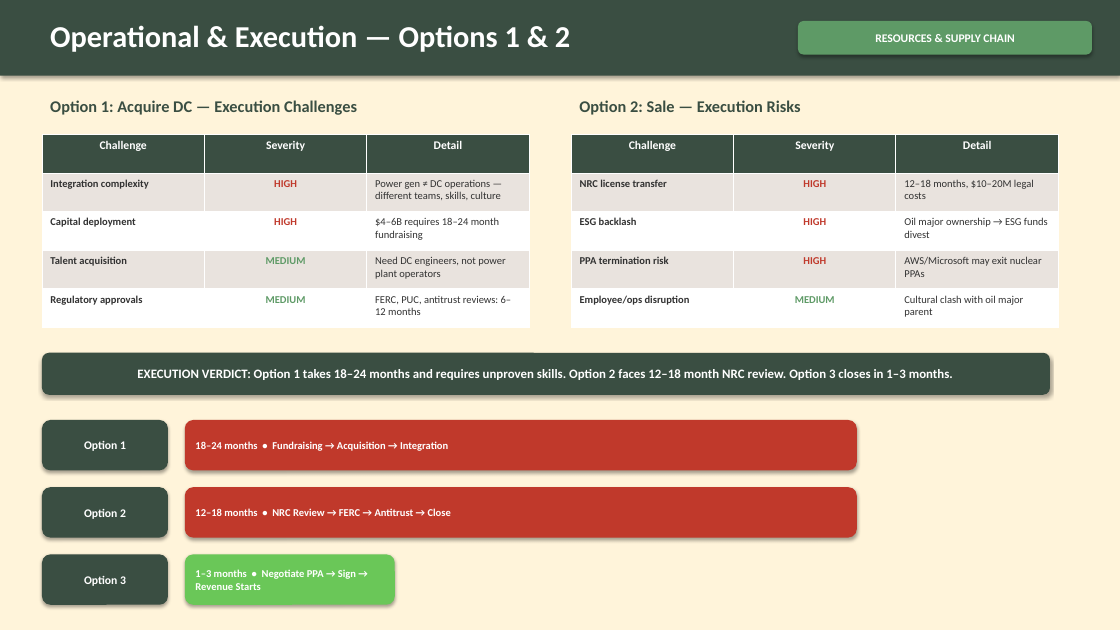
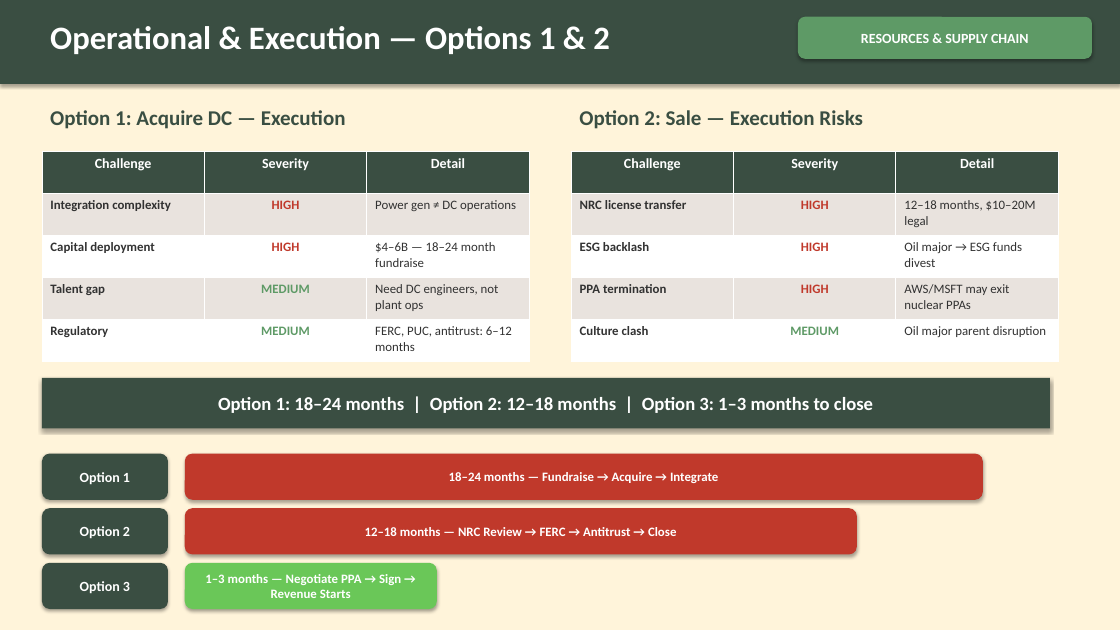
Before and after one commit to Anhiune/NAPE_Competition_Case, a slide deck: slide 7 of NAPE_Final_Presentation.pptx. Drawn at 1120x630 pixels with LibreOffice and Linux fonts; fonts in the diff are those of the drawing. Boxes give left, top, right and bottom in pixels: in the first picture for what was removed or moved away, otherwise in the second. Text is boxed around its words. In the diff, an @@ line names an element or a change of style, - is before the commit and + after.

Commit message:
Rebuilt PPTX: PNG charts, bigger fonts, less text, strict framework

```diff
--- a/NAPE_Final_Presentation.pptx
+++ b/NAPE_Final_Presentation.pptx
@@ rectangle: place and size @@
-rectangle at (0,0,1120,76)
+rectangle at (0,0,1120,84)
@@ text "Operational & Execution — Options ..." at (50,26,610,54): size 26 to 28 pt @@
@@ rounded rectangle "RESOURCES & SUPPLY CHAIN": place and size @@
-rounded rectangle "RESOURCES & SUPPLY CHAIN" at (798,21,1092,55)
+rounded rectangle "RESOURCES & SUPPLY CHAIN" at (798,17,1092,59)
@@ text at (50,110,346,129): text changed; size 14 to 18 pt @@
-Option 1: Acquire DC — Execution Challenges
+Option 1: Acquire DC — Execution
@@ text "Option 2: Sale — Execution ...": place and size @@
-text "Option 2: Sale — Execution ..." at (579,100,801,115)
+text "Option 2: Sale — Execution ..." at (579,110,863,129)
@@ text "Option 2: Sale — Execution ..." at (579,110,863,129): size 14 to 18 pt @@
@@ table at (42,151,528,361) @@
-row 2, column 3: Power gen ≠ DC operations — different teams, skills, culture
+row 2, column 3: Power gen ≠ DC operations
-row 3, column 3: $4–6B requires 18–24 month fundraising
+row 3, column 3: $4–6B — 18–24 month fundraise
-row 4, column 1: Talent acquisition
+row 4, column 1: Talent gap
-row 4, column 3: Need DC engineers, not power plant operators
+row 4, column 3: Need DC engineers, not plant ops
-row 5, column 1: Regulatory approvals
+row 5, column 1: Regulatory
-row 5, column 3: FERC, PUC, antitrust reviews: 6–12 months
+row 5, column 3: FERC, PUC, antitrust: 6–12 months
@@ size 10 to 12 pt in "Challenge", "Severity", "Detail" @@
@@ size 9 to 11 pt in "Integration complexity", "HIGH", "Capital deployment", "HIGH" and 2 more places @@
@@ table: place and size @@
-table at (42,134,528,328)
+table at (42,151,528,361)
@@ table at (571,151,1058,361) @@
-row 2, column 3: 12–18 months, $10–20M legal costs
+row 2, column 3: 12–18 months, $10–20M legal
-row 3, column 3: Oil major ownership → ESG funds divest
+row 3, column 3: Oil major → ESG funds divest
-row 4, column 1: PPA termination risk
+row 4, column 1: PPA termination
-row 4, column 3: AWS/Microsoft may exit nuclear PPAs
+row 4, column 3: AWS/MSFT may exit nuclear PPAs
-row 5, column 1: Employee/ops disruption
+row 5, column 1: Culture clash
-row 5, column 3: Cultural clash with oil major parent
+row 5, column 3: Oil major parent disruption
@@ size 10 to 12 pt in "Challenge", "Severity", "Detail" @@
@@ size 9 to 11 pt in "NRC license transfer", "HIGH", "ESG backlash", "HIGH" and 2 more places @@
@@ table: place and size @@
-table at (571,134,1058,328)
+table at (571,151,1058,361)
@@ rectangle "Option 1: 18–24 months | ...": place and size @@
-rectangle "Option 1: 18–24 months | ..." at (42,353,1050,395)
+rectangle "Option 1: 18–24 months | ..." at (42,378,1050,429)
@@ rectangle "Option 1: 18–24 months | ..." at (42,378,1050,429): rounded rectangle to rectangle @@
@@ text in rectangle at (218,397,873,413): text changed; size 11 to 16 pt @@
-EXECUTION VERDICT: Option 1 takes 18–24 months and requires unproven skills. Option 2 faces 12–18 month NRC review. Option 3 closes in 1–3 months.
+Option 1: 18–24 months | Option 2: 12–18 months | Option 3: 1–3 months to close
@@ size 10 to 12 pt in 4 elements at (798,17,1092,59), (42,563,168,609), (42,508,168,555), (42,454,168,500) @@
@@ rounded rectangle "Option 1": place and size @@
-rounded rectangle "Option 1" at (42,420,168,471)
+rounded rectangle "Option 1" at (42,454,168,500)
@@ rounded rectangle "18–24 months — Fundraise → ...": place and size @@
-rounded rectangle "18–24 months — Fundraise → ..." at (185,420,857,471)
+rounded rectangle "18–24 months — Fundraise → ..." at (185,454,983,500)
@@ text in rounded rectangle at (449,472,718,483): text changed; size 9 to 11 pt @@
-18–24 months • Fundraising → Acquisition → Integration
+18–24 months — Fundraise → Acquire → Integrate
@@ rounded rectangle "Option 2": place and size @@
-rounded rectangle "Option 2" at (42,487,168,538)
+rounded rectangle "Option 2" at (42,508,168,555)
@@ rounded rectangle "12–18 months — NRC Review ...": place and size @@
-rounded rectangle "12–18 months — NRC Review ..." at (185,487,857,538)
+rounded rectangle "12–18 months — NRC Review ..." at (185,508,857,555)
@@ text in rounded rectangle at (365,527,676,536): text changed; size 9 to 11 pt @@
-12–18 months • NRC Review → FERC → Antitrust → Close
+12–18 months — NRC Review → FERC → Antitrust → Close
@@ rounded rectangle "Option 3": place and size @@
-rounded rectangle "Option 3" at (42,555,168,605)
+rounded rectangle "Option 3" at (42,563,168,609)
@@ rounded rectangle "1–3 months — Negotiate PPA ...": place and size @@
-rounded rectangle "1–3 months — Negotiate PPA ..." at (185,555,395,605)
+rounded rectangle "1–3 months — Negotiate PPA ..." at (185,563,437,609)
@@ text in rounded rectangle at (205,574,401,598): text changed; size 9 to 11 pt @@
-1–3 months • Negotiate PPA → Sign → Revenue Starts
+1–3 months — Negotiate PPA → Sign → Revenue Starts
```
Also in this commit, not shown: 13 other slides changed, 1 slide added, 1 slide removed, 1 other file.
